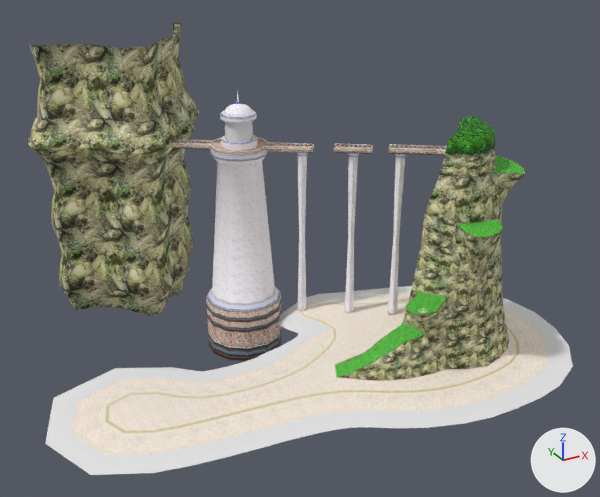
What one commit did to the OBJ model SonicGame3Dv3/res/Models/EmeraldCoast/Chunk6.obj.
Camera for both pictures: a camera (50 mm lens) standing at (5682.0, -2650.0, 1029.0) and looking at (6564.0, -1045.0, 227.0). The lights are fixed; the arrows at lower right show +X, +Y and +Z. Where no turn or scale is listed for an object, it has been applied to the vertices.

The first picture shows 'Chunk6'.
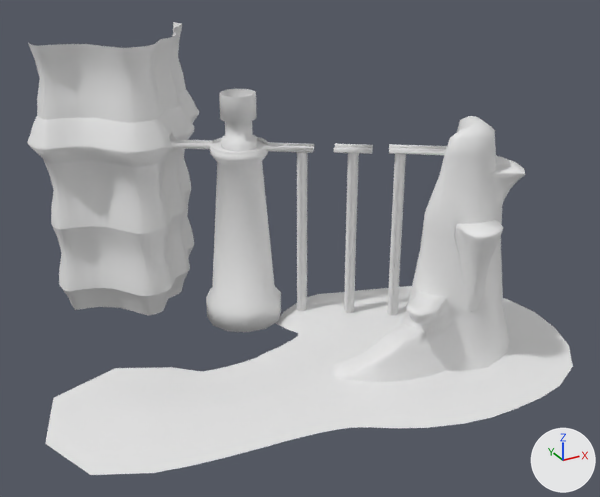
Pixel boxes [x1, y1, x2, y2] of what changed, in the pictures (600 x 497 px):
part 1 of me_chunk6, added: after [100, 300, 524, 436]
part 2 of me_chunk6, added: after [297, 382, 463, 402]
part 3 of me_chunk6, deleted: before [177, 141, 446, 155]
part 4 of me_chunk6, cut back: before [172, 89, 496, 361]; after [173, 143, 516, 315]
part 5 of me_chunk6, recoloured (white to grey): [212, 156, 275, 303] in both
part 6 of me_chunk6, recoloured (green to white): [338, 172, 515, 367] in both
part 7 of me_chunk6, recoloured: before [172, 142, 240, 153]; after [172, 142, 403, 271]
part 8 of me_chunk6, recoloured: [349, 349, 508, 382] in both
part 9 of me_chunk6, recoloured: [72, 292, 548, 455] in both
part 10 of me_chunk6, recoloured (green to grey): [445, 121, 496, 157] in both
part 11 of me_chunk6, recoloured (green to white): [340, 170, 525, 377] in both
part 12 of me_chunk6, recoloured: [335, 307, 510, 382] in both
part 13 of me_chunk6, recoloured: before [100, 301, 524, 436]; after [106, 304, 522, 436]
part 14 of me_chunk6, recoloured: after [219, 89, 257, 123]
part 15 of me_chunk6, recoloured: [206, 294, 281, 332] in both
part 16 of me_chunk6, recoloured (green to white): [336, 157, 525, 377] in both
part 17 of me_chunk6, recoloured: [403, 320, 424, 333] in both
part 18 of me_chunk6, recoloured (yellow to grey): [27, 22, 524, 380] in both
part 19 of me_chunk6, recoloured (green to white): [450, 116, 495, 139] in both
part 20 of me_chunk6, recoloured (grey to white): [206, 151, 406, 313] in both
part 21 of me_chunk6, recoloured: [172, 139, 446, 151] in both
part 22 of me_chunk6, recoloured: [415, 308, 430, 314] in both

The change, as a diff of the scene's bpy script:
```diff
--- a/SonicGame3Dv3/res/Models/EmeraldCoast/Chunk6.obj.py
+++ b/SonicGame3Dv3/res/Models/EmeraldCoast/Chunk6.obj.py
@@ me_chunk6 @@
-me_chunk6.from_pydata(...)  # 3361 vertices, 5335 faces; spans x 5898.0..7165.0, y -1554.0..-441.0, z -111.0..684.0
-me_chunk6.materials.append(mat_material_bd73f8_002)  # picture img_sea1_19_png
-me_chunk6.materials.append(mat_material_bd740c_002)  # picture img_sea1_33_png
-me_chunk6.materials.append(mat_material_bcd4f4_002)  # picture img_sea1_20_png
-me_chunk6.materials.append(mat_material_baf320_002)  # picture img_m128_cos006_png
-me_chunk6.materials.append(mat_material_bd6528_002)  # picture img_sea1_26_png
-me_chunk6.materials.append(mat_material_ba6c10_001)  # picture img_m64_cos013_png
-me_chunk6.materials.append(mat_material_ba7eb8_002)  # picture img_m128_cos002_png
-me_chunk6.materials.append(mat_material_bb84ac_002)  # picture img_m64_cos004_png
-me_chunk6.materials.append(mat_material_b6184c_001)  # picture img_m64_cos005_png
-me_chunk6.materials.append(mat_material_b15210_001)  # picture img_m128_cos032_png
-me_chunk6.materials.append(mat_material_bcd51c_002)  # picture img_sea1_25_png
-me_chunk6.materials.append(mat_material_b9567c_001)  # white #e7e7e7
-me_chunk6.materials.append(mat_material_bec91c_002)  # picture img_sea1_29_png
-me_chunk6.materials.append(mat_material_bd5ce0_002)  # picture img_sea1_16_png
-me_chunk6.materials.append(mat_material_c1acd0_002)  # white #e7e7e7
-me_chunk6.materials.append(mat_material_be258c_002)  # picture img_sea1_2_png
+me_chunk6.from_pydata(...)  # 1937 vertices, 3293 faces; spans x 5898.0..7165.0, y -1554.0..-441.0, z -37.0..684.0
+# me_chunk6 part 1: a new loose piece of 92 vertices spanning x 6013.0..7054.0, y -1444.0..-917.0, z -2.0..0.0
+# me_chunk6 part 2: a new loose piece of 16 vertices spanning x 6415.0..6763.0, y -1444.0..-1293.0, z -2.0..0.0
+# me_chunk6 part 3: 74 loose pieces with 695 vertices, spanning x 6367.0..6922.0, y -1156.0..-751.0, z 440.0..449.0, are deleted
+# me_chunk6 part 4: 60 vertices moved from x 6468.0..6835.0, y -1091.0..-820.0, z 423.0..510.0 to x 6457.0..6835.0, y -1091.0..-809.0, z 125.0..572.0; 889 vertices removed from x 6355.0..6972.0, y -1293.0..-743.0, z -111.0..583.0; 51 vertices added at x 6434.0..6947.0, y -1372.0..-828.0, z -30.0..447.0
+# me_chunk6 part 5: 82 faces spanning x 6403.0..6598.0, y -950.0..-755.0, z -25.0..423.0 switch from mat_material_bcd4cc_002 (picture img_sea1_12_png) to no material
+# me_chunk6 part 6: 33 faces spanning x 6558.0..6999.0, y -1420.0..-1137.0, z 5.0..444.0 switch from mat_material_b6198c_001 (picture img_m64_cos015_png) to no material
+# me_chunk6 part 7: 65 faces spanning x 6279.0..6910.0, y -1161.0..-684.0, z 125.0..440.0 switch from mat_material_b43af0_001 (picture img_sea1_3_png) to no material
+# me_chunk6 part 8: 39 faces spanning x 6552.0..7023.0, y -1407.0..-1070.0, z 2.0..7.0 switch from mat_material_bbe9f4_002 (picture img_m64_cos010_png) to no material
+# me_chunk6 part 9: 249 faces spanning x 5953.0..7110.0, y -1499.0..-931.0, z -7.0..4.0 switch from mat_material_b030f8_001 (picture img_m128_cos020_png) to no material
+# me_chunk6 part 10: 29 faces spanning x 6790.0..6944.0, y -1326.0..-1171.0, z 491.0..529.0 switch from mat_material_bb3c58_002 (picture img_m64_cos003_png) to no material
+# me_chunk6 part 11: 48 faces spanning x 6534.0..6994.0, y -1420.0..-1135.0, z 5.0..444.0 switch from mat_material_bc3b30_002 (picture img_m64_cos012_png) to no material
+# me_chunk6 part 12: 28 faces spanning x 6528.0..7023.0, y -1407.0..-1070.0, z 2.0..7.0 switch from mat_material_bbe9e0_002 (picture img_m64_cos011_png) to no material
+# me_chunk6 part 13: 199 faces spanning x 6013.0..7054.0, y -1444.0..-917.0, z -2.0..0.0 switch from mat_material_b06da4_001 (picture img_m128_cos012_png) to no material
+# me_chunk6 part 14: 24 faces spanning x 6457.0..6544.0, y -896.0..-809.0, z 510.0..572.0 switch from mat_material_bf29a8_002 (picture img_sea1_7_png) to no material
+# me_chunk6 part 15: 24 faces spanning x 6403.0..6598.0, y -950.0..-755.0, z -25.0..32.0 switch from mat_material_bb58fc_002 (picture img_sea1_30_png) to no material
+# me_chunk6 part 16: 56 faces spanning x 6534.0..6998.0, y -1419.0..-1229.0, z 5.0..444.0 switch from mat_material_bc3b08_001 (picture img_m128_cos008_png) to no material
+# me_chunk6 part 17: 4 faces spanning x 6719.0..6740.0, y -1329.0..-1258.0, z 87.0..179.0 switch from mat_material_bbc668_001 (picture img_m128_cos015_png) to no material
+# me_chunk6 part 18: 1580 faces spanning x 6050.0..7021.0, y -1420.0..-441.0, z -25.0..684.0 switch from mat_material_baf334_002 (picture img_m256_cos003_png) to no material
+# me_chunk6 part 19: 30 faces spanning x 6798.0..6939.0, y -1321.0..-1179.0, z 529.0..553.0 switch from mat_material_bbeae4_002 (picture img_m64_cos023_png) to no material
+# me_chunk6 part 20: 73 faces spanning x 6403.0..6835.0, y -1091.0..-755.0, z 32.0..440.0 switch from mat_material_be3160_002 (picture img_sea_4_png) to no material
+# me_chunk6 part 21: 12 faces spanning x 6355.0..6931.0, y -1163.0..-743.0, z 447.0..451.0 switch from mat_material_bd6550_002 (picture img_sea1_28_png) to no material
+# me_chunk6 part 22: 2 faces spanning x 6679.0..6704.0, y -1383.0..-1356.0, z 176.0 switch from mat_material_b51718_001 (picture img_m128_cos014_png) to no material
```
